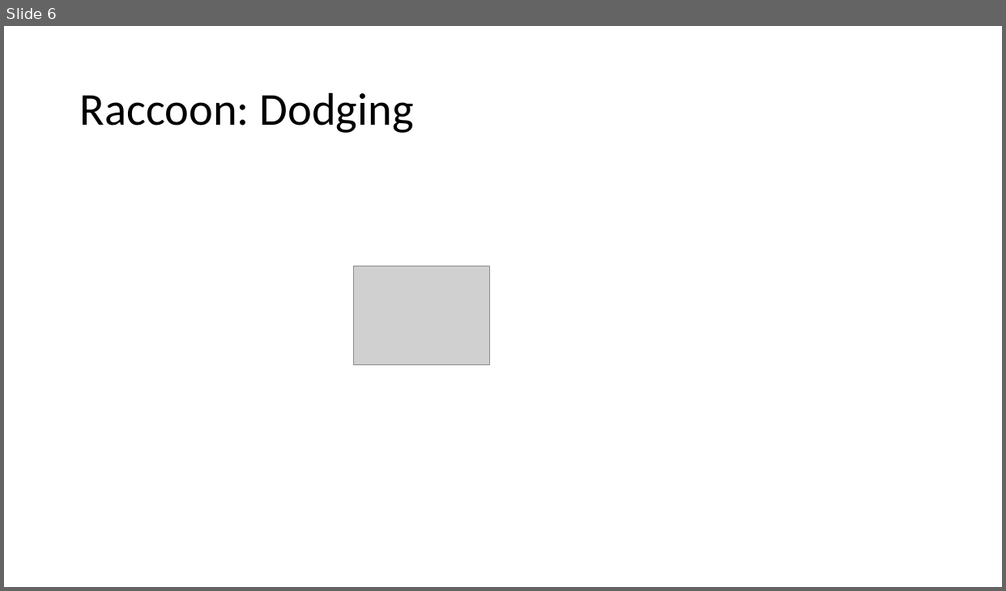
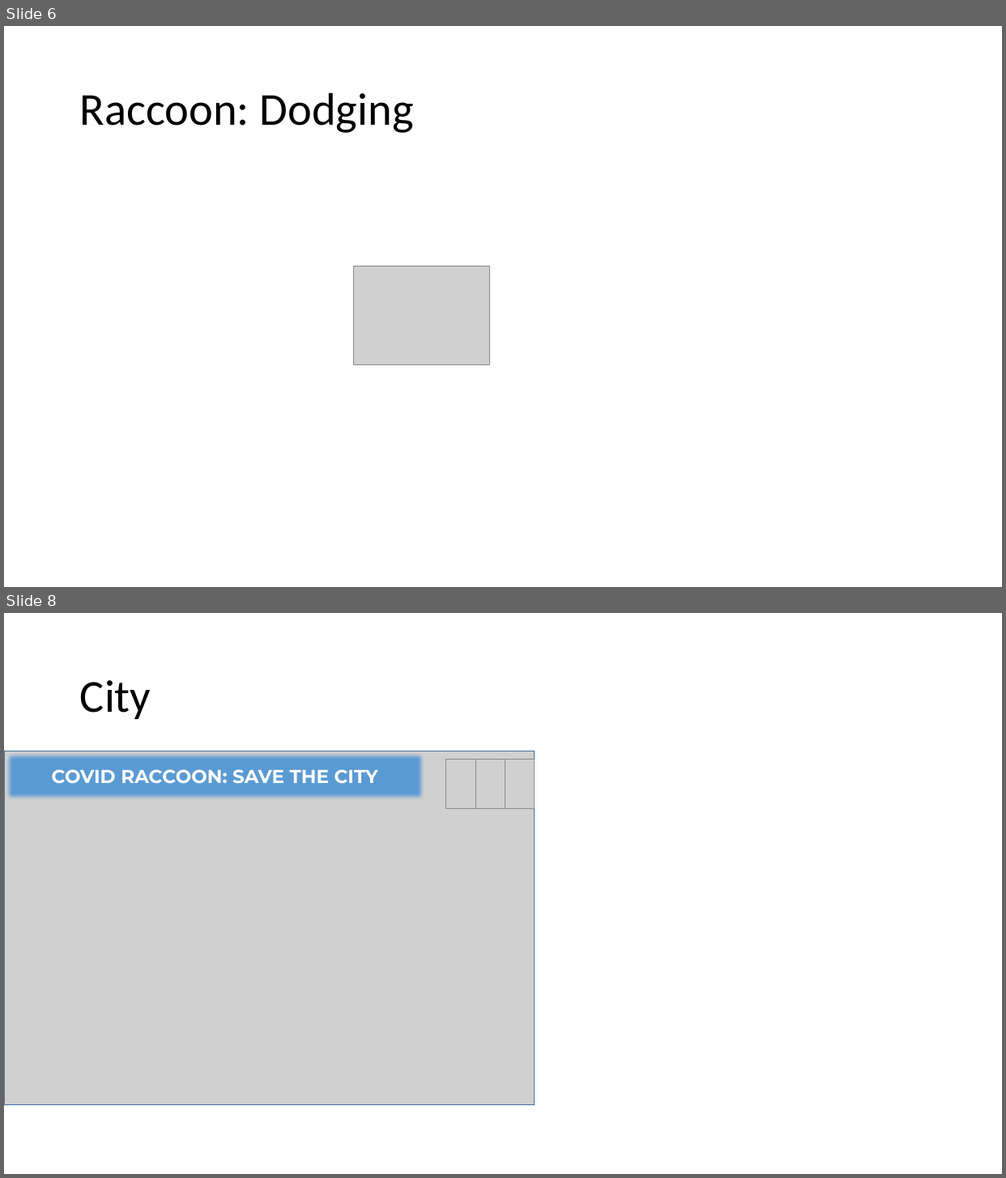
Before and after one commit to sedhha/covidRaccoon, a slide deck: Characters.pptx. Shown one above the other, each under a label of ours: slide 6 before the commit, slides 6 and 8 after it; the slides between them are not shown. The pictures are 1006x591 and 1006x1178 pixels, drawn with LibreOffice and Linux fonts; fonts in the diff are those of the drawing; grey boxes stand for pictures. Boxes give left, top, right and bottom in pixels: in the first picture for what was removed or moved away, otherwise in the second. Text is boxed around its words. In the diff, an @@ line names an element or a change of style, - is before the commit and + after.

```diff
--- a/Characters.pptx
+++ b/Characters.pptx
@@ slide 8 added at (x1=4, y1=613, x2=1002, y2=1174), background #FFFFFF @@
@@ title added at (x1=80, y1=680, x2=151, y2=719), 44 pt, text #000000 @@
+City
@@ group added at (x1=4, y1=752, x2=535, y2=1105): 4 pictures, 1 rectangle @@
+COVID RACCOON: SAVE THE CITY
```
Also in this commit, not shown: 3 slides changed, 2 other slides added, 8 other files.
